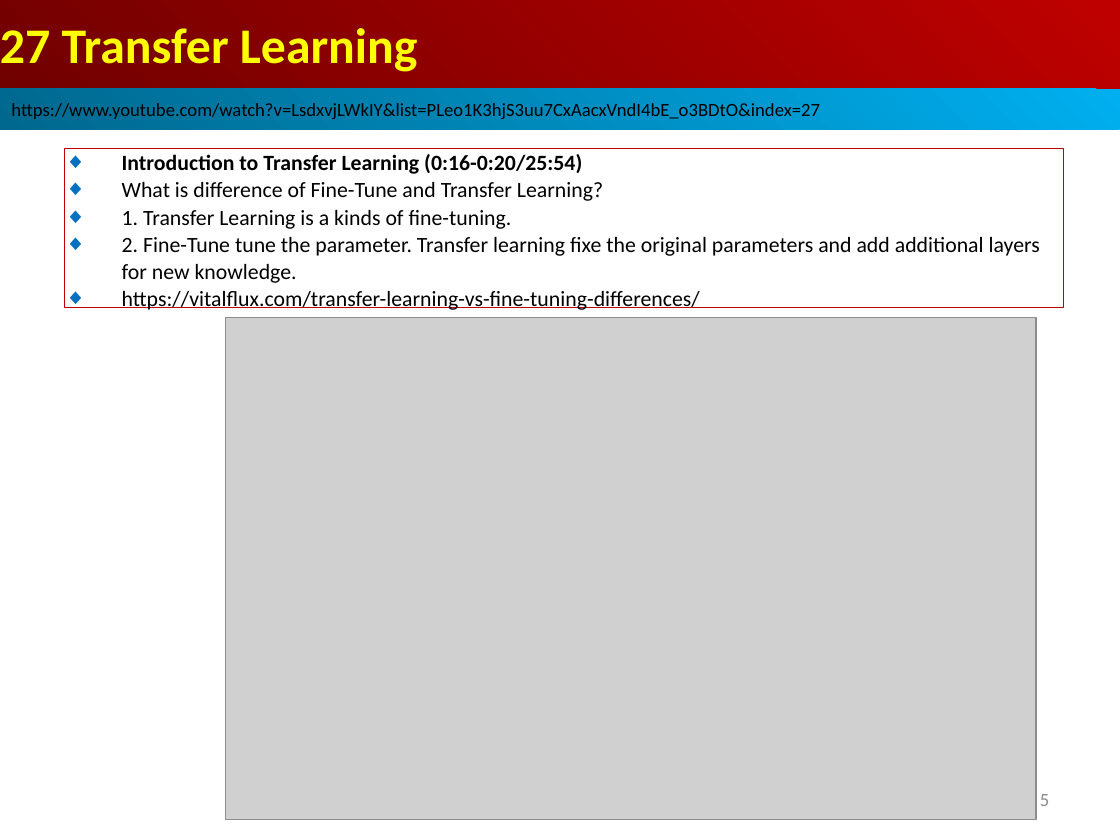
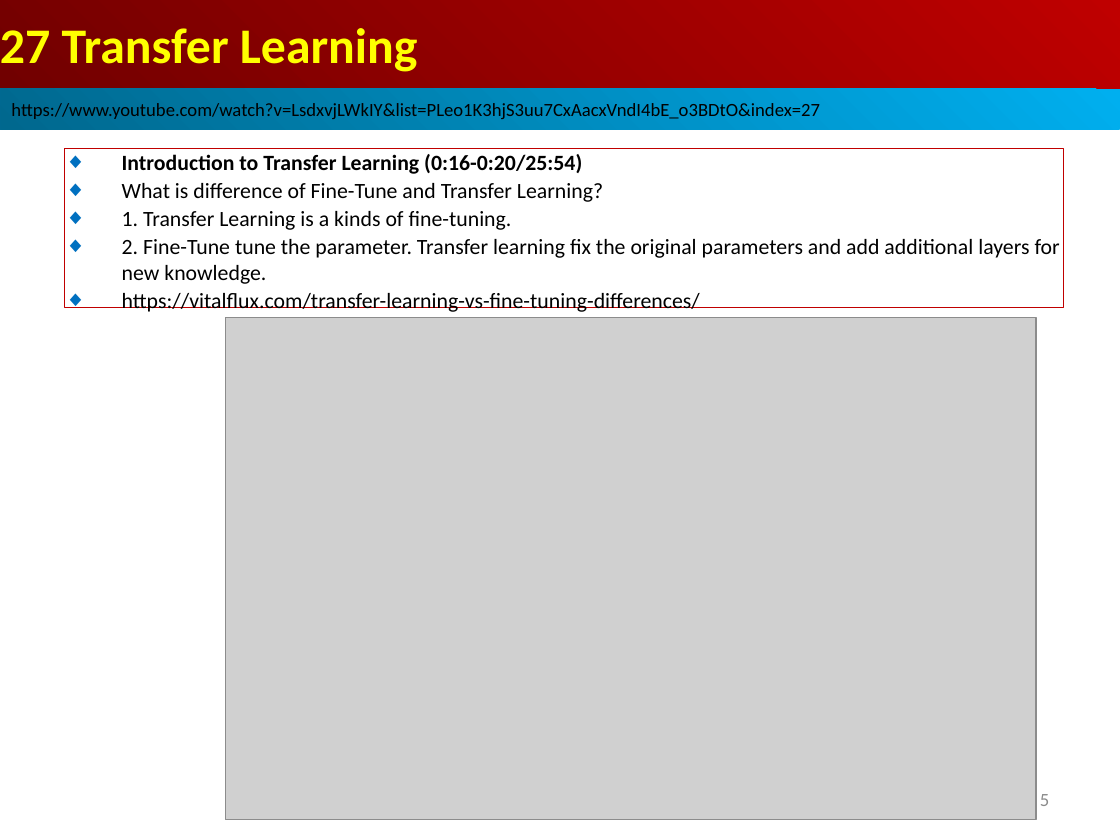
Before and after one commit to peterhchen/AIU_CS512_DL, a slide deck: slide 5 of 000_Lecture_Project/week14/01_Lecture/27.01_04_TL_TF_Hub_Intro.ppt. Drawn at 1120x840 pixels with LibreOffice and Linux fonts; fonts in the diff are those of the drawing; grey boxes stand for pictures. Boxes give left, top, right and bottom in pixels: in the first picture for what was removed or moved away, otherwise in the second. Text is boxed around its words. In the diff, an @@ line names an element or a change of style, - is before the commit and + after.

```diff
--- a/000_Lecture_Project/week14/01_Lecture/27.01_04_TL_TF_Hub_Intro.ppt
+++ b/000_Lecture_Project/week14/01_Lecture/27.01_04_TL_TF_Hub_Intro.ppt
@@ text in rectangle at <box>122,239,1060,284</box>: text changed @@
-◆ 2. Fine-Tune tune the parameter. Transfer learning fixe the original parameters and add additional layers for new knowledge.
+◆ 2. Fine-Tune tune the parameter. Transfer learning fix the original parameters and add additional layers for new knowledge.
```
Also in this commit, not shown: 6 other slides changed.
